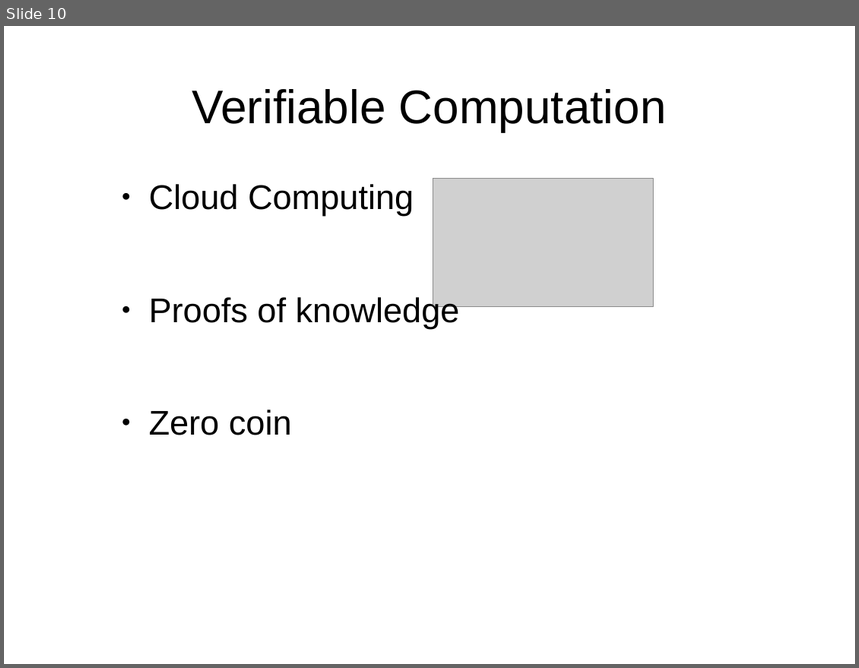
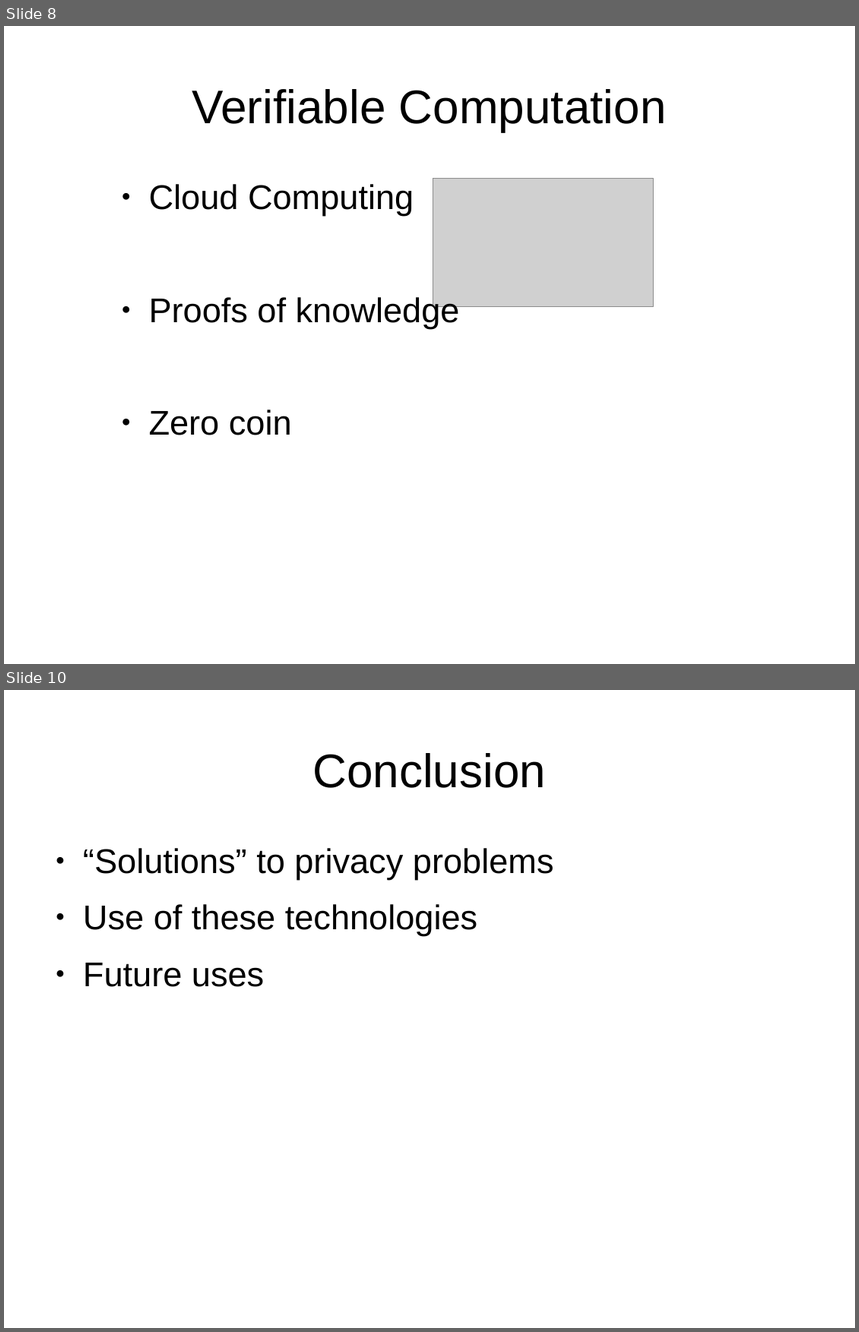
Before and after one commit to IanMartiny/prelim, a slide deck: slides/prelim.odp. Shown one above the other, each under a label of ours: slide 10 before the commit, slides 8 and 10 after it; the slides between them are not shown. The pictures are 859x668 and 859x1332 pixels, drawn with LibreOffice and Linux fonts; fonts in the diff are those of the drawing; grey boxes stand for pictures. Boxes give left, top, right and bottom in pixels: in the first picture for what was removed or moved away, otherwise in the second. Text is boxed around its words. In the diff, an @@ line names an element or a change of style, - is before the commit and + after.

```diff
--- a/slides/prelim.odp
+++ b/slides/prelim.odp
@@ slide 10 added at (4,690,855,1328), background #FFFFFF @@
@@ title added at (313,753,546,788), 44 pt, text #000000 @@
+Conclusion
@@ text added at (83,848,554,987), 32 pt, text #000000 @@
+● “Solutions” to privacy problems
+● Use of these technologies
+● Future uses
@@ what was slide 10 is now slide 8 @@
```
Also in this commit, not shown: 2 other slides added, 2 slides removed, 2 other files.
